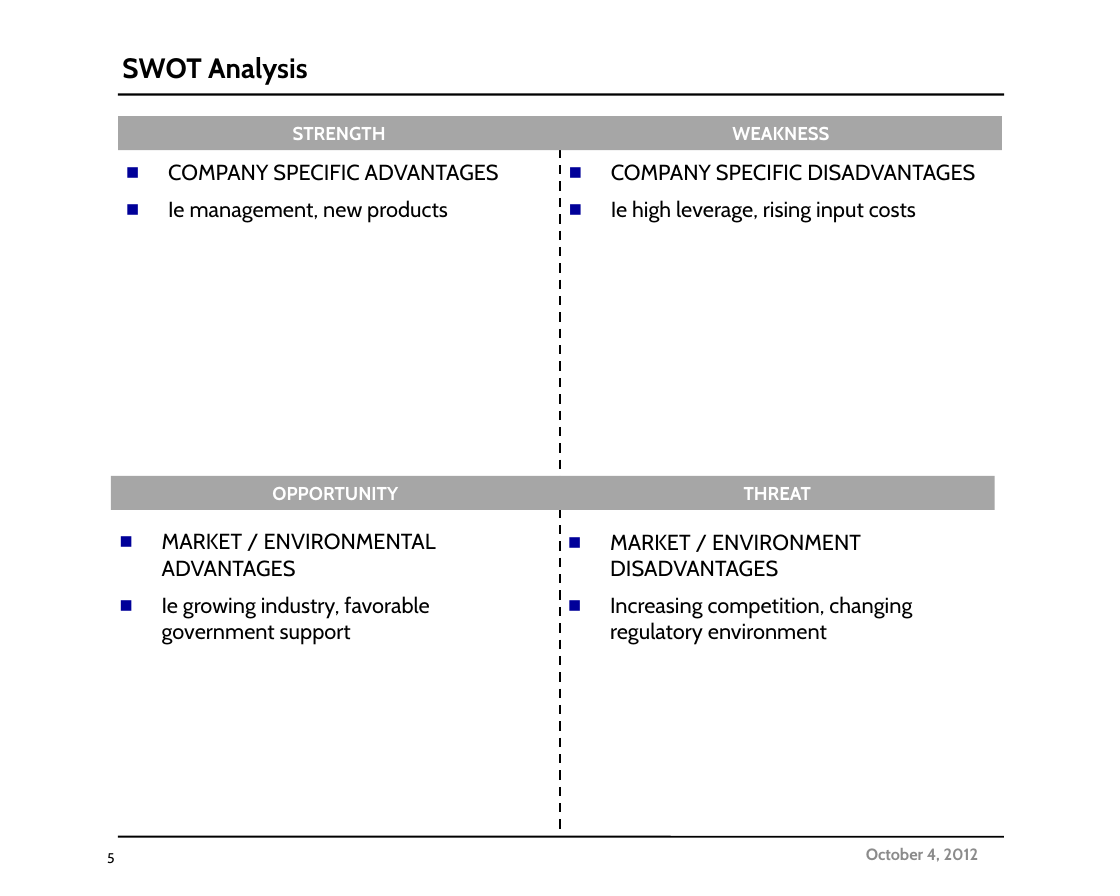
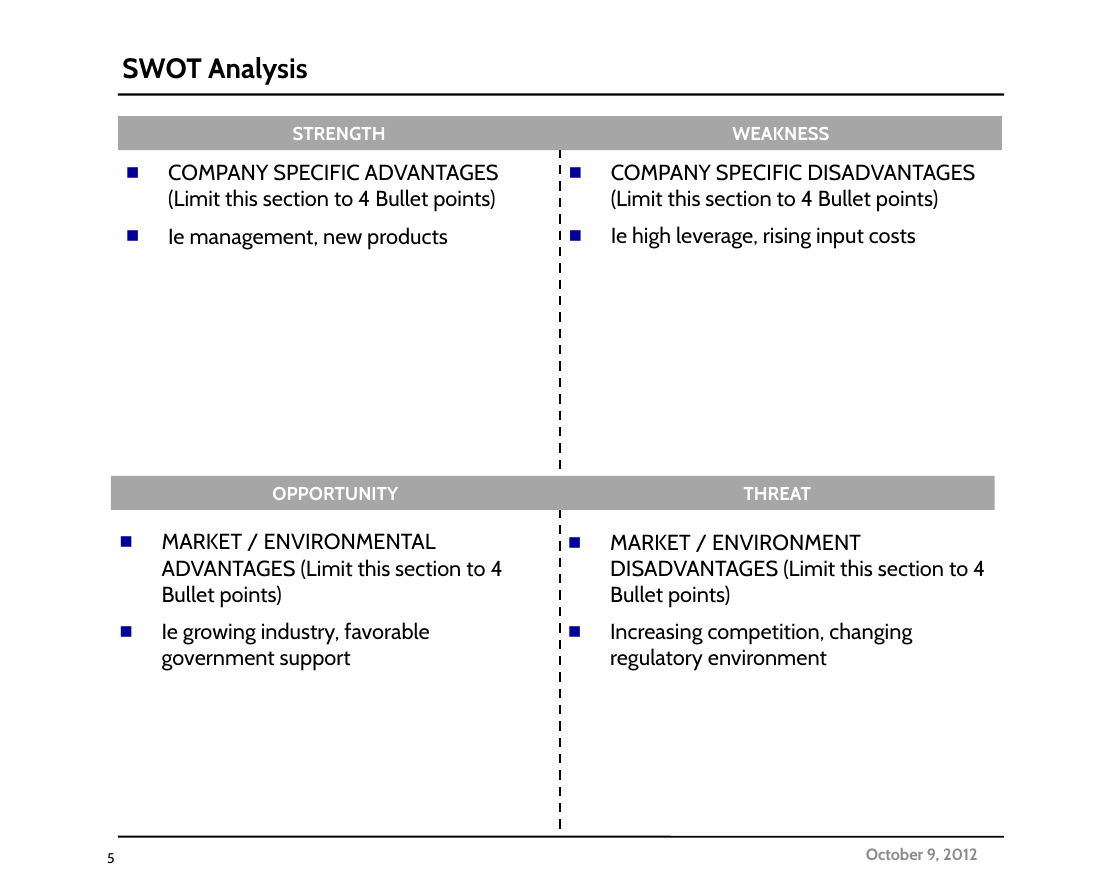
Before and after one commit to leewashmore/Greenfield, a slide deck: slide 5 of SourceCode/GreenField/GreenField.Web/Templates/ICPresentationTemplate.pptx. Drawn at 1120x896 pixels with LibreOffice and Linux fonts; fonts in the diff are those of the drawing; background and template pictures are left out. Boxes give left, top, right and bottom in pixels: in the first picture for what was removed or moved away, otherwise in the second. Text is boxed around its words. In the diff, an @@ line names an element or a change of style, - is before the commit and + after.

```diff
--- a/SourceCode/GreenField/GreenField.Web/Templates/ICPresentationTemplate.pptx
+++ b/SourceCode/GreenField/GreenField.Web/Templates/ICPresentationTemplate.pptx
@@ text at [168, 164, 499, 212]: text changed @@
-■ COMPANY SPECIFIC ADVANTAGES
+■ COMPANY SPECIFIC ADVANTAGES (Limit this section to 4 Bullet points)
@@ text at [611, 164, 975, 212]: text changed @@
-■ COMPANY SPECIFIC DISADVANTAGES
+■ COMPANY SPECIFIC DISADVANTAGES (Limit this section to 4 Bullet points)
@@ text at [162, 533, 503, 607]: text changed @@
-■ MARKET / ENVIRONMENTAL ADVANTAGES
+■ MARKET / ENVIRONMENTAL ADVANTAGES (Limit this section to 4 Bullet points)
@@ text at [610, 534, 985, 608]: text changed @@
-■ MARKET / ENVIRONMENT DISADVANTAGES
+■ MARKET / ENVIRONMENT DISADVANTAGES (Limit this section to 4 Bullet points)
@@ text at [866, 848, 978, 862]: text changed @@
-October 4, 2012
+October 9, 2012
```
Also in this commit, not shown: 4 other slides changed, 8 other files.
